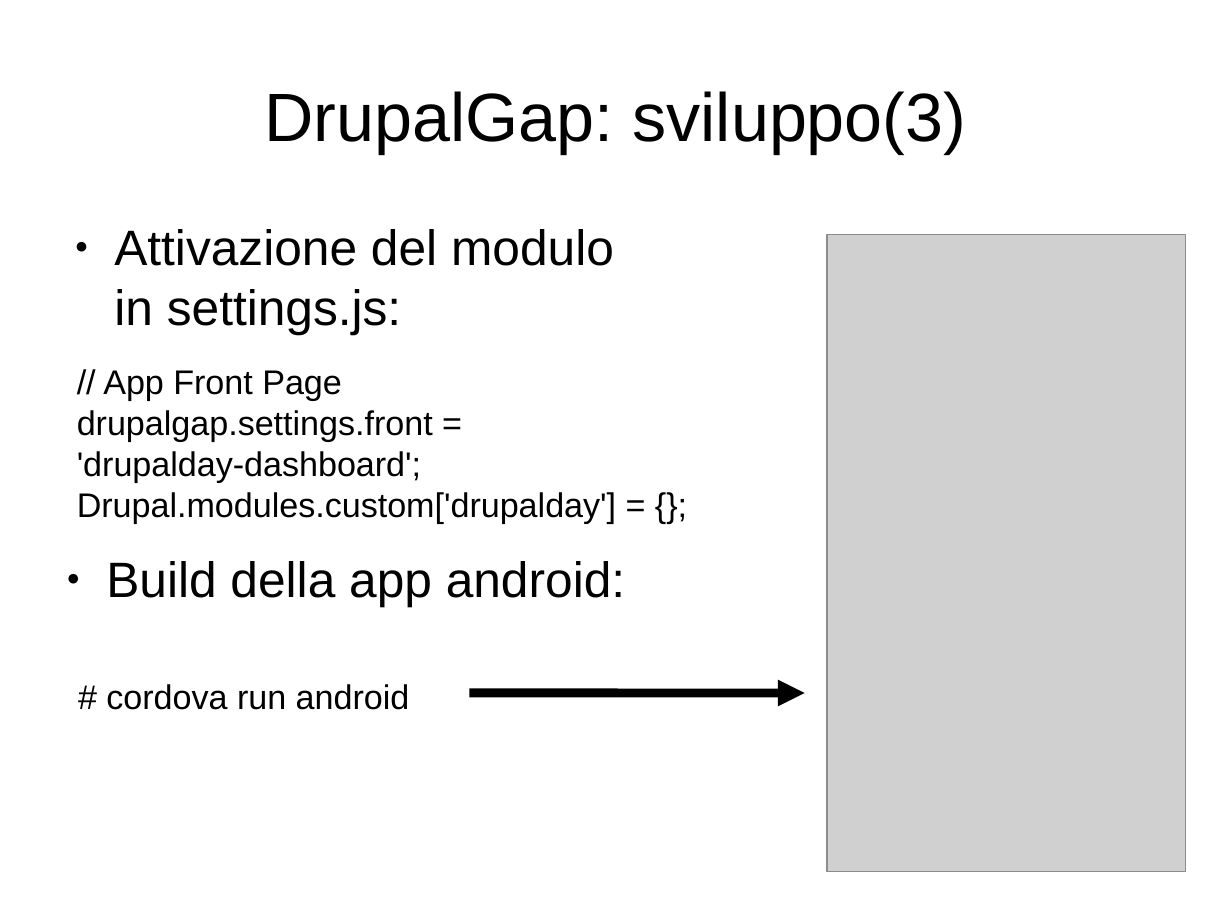
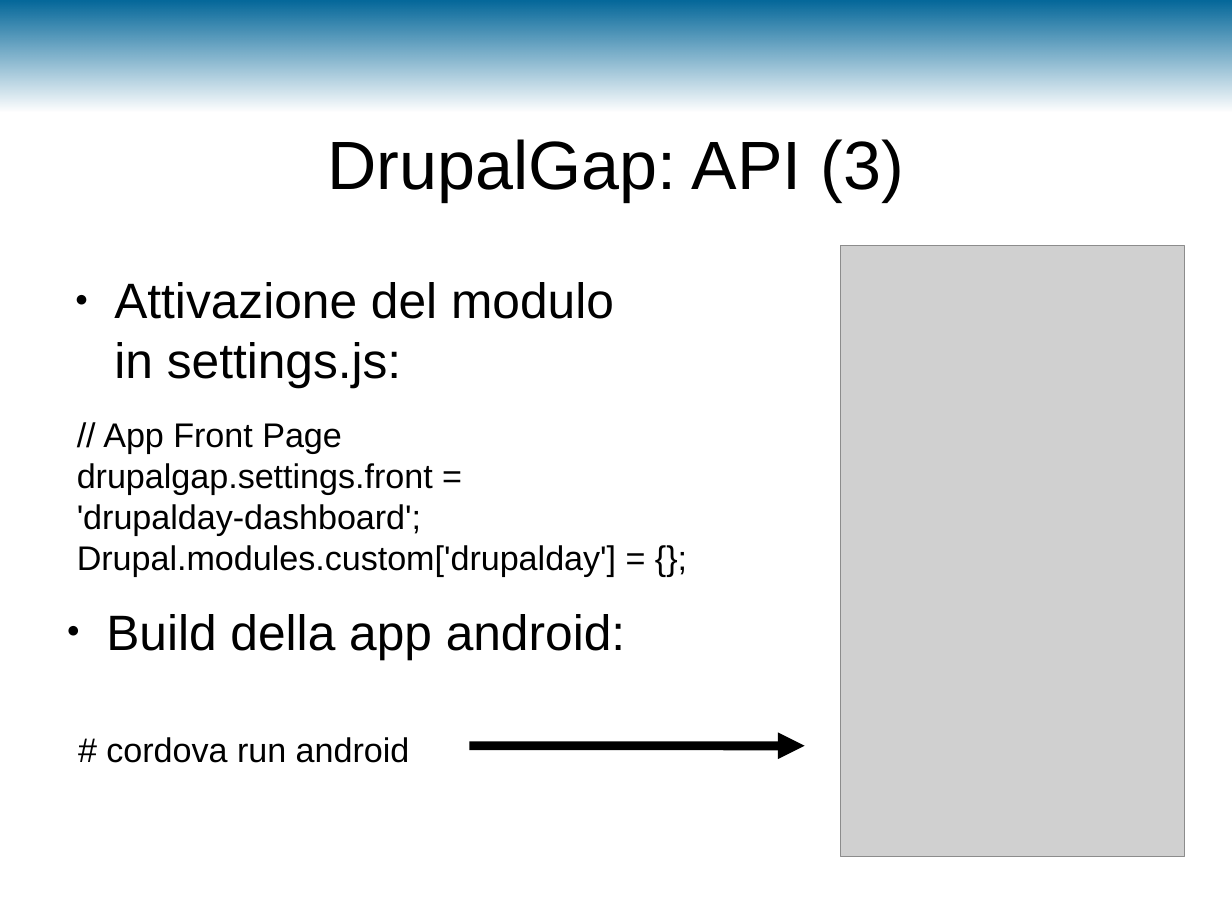
Before and after one commit to m3m3nto/drupalday2015_drupalgap, a slide deck: slide 14 of slide/DDay2015-DrupalGap.odp (slide 13 before the commit). Drawn at 1232x924 pixels with LibreOffice and Linux fonts; fonts in the diff are those of the drawing; grey boxes stand for pictures; background and template pictures are left out. Boxes give left, top, right and bottom in pixels: in the first picture for what was removed or moved away, otherwise in the second. Text is boxed around its words. In the diff, an @@ line names an element or a change of style, - is before the commit and + after.

```diff
--- a/slide/DDay2015-DrupalGap.odp
+++ b/slide/DDay2015-DrupalGap.odp
@@ rectangle added at box(0, 0, 1232, 112), fill gradient #006699 @@
@@ title at box(327, 139, 903, 202): text changed @@
-DrupalGap: sviluppo(3)
+DrupalGap: API (3)
@@ text "Attivazione del modulo in settings.js:": place and size @@
-text "Attivazione del modulo in settings.js:" at box(114, 229, 614, 335)
+text "Attivazione del modulo in settings.js:" at box(114, 282, 614, 387)
@@ picture: place and size @@
-picture at box(827, 235, 1186, 872)
+picture at box(842, 246, 1185, 857)
@@ 3 texts: place and size @@
-3 texts at box(77, 370, 625, 710)
+3 texts at box(77, 423, 625, 763)
@@ arrow moved from (470, 693) - (805, 693) to (470, 746) - (805, 746) @@
```
Also in this commit, not shown: 11 other slides changed, 4 slides added, 1 slide removed, 4 other files.
